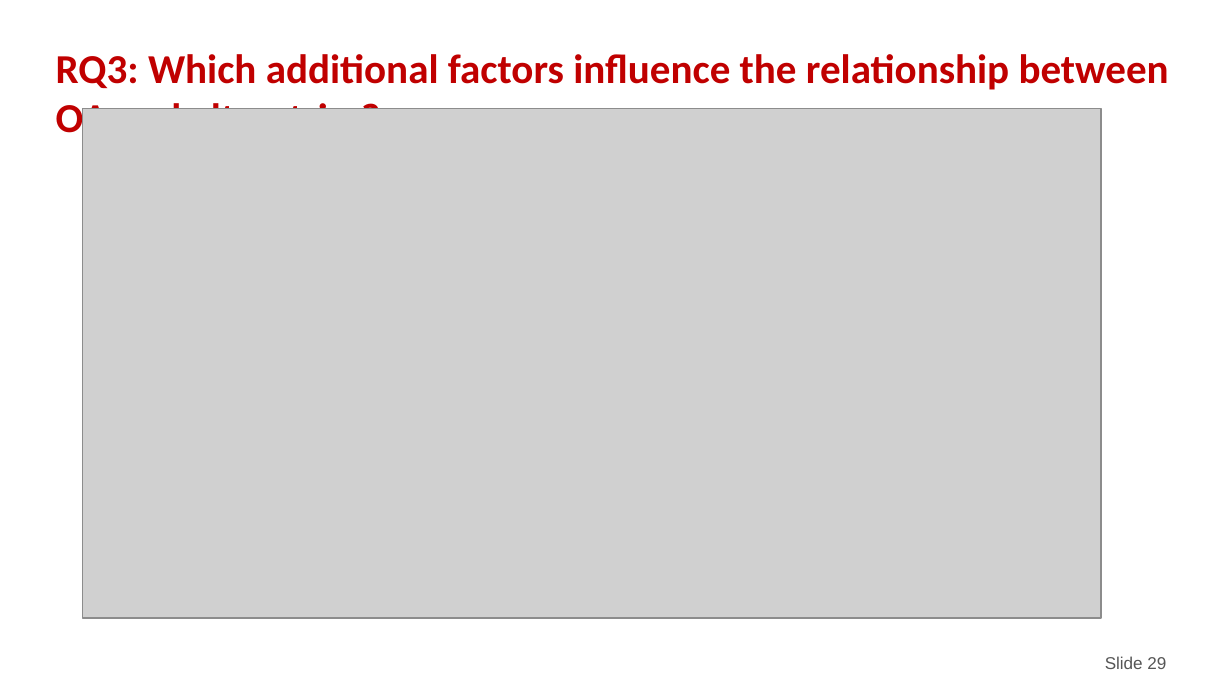
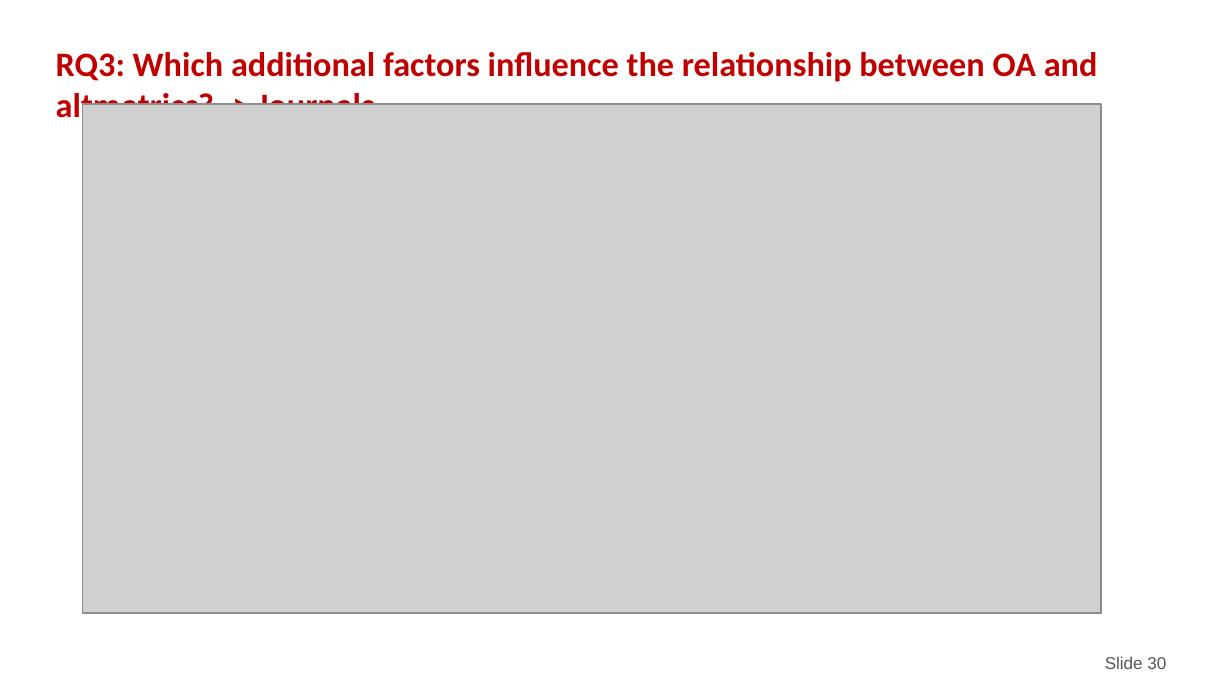
Before and after one commit to nicholasmfraser/oa_altmetrics_cwts, a slide deck: slide 30 of outputs/presentations/CWTS Seminar.pptx (slide 29 before the commit). Drawn at 1232x693 pixels with LibreOffice and Linux fonts; fonts in the diff are those of the drawing; grey boxes stand for pictures; background and template pictures are left out. Boxes give left, top, right and bottom in pixels: in the first picture for what was removed or moved away, otherwise in the second. Text is boxed around its words. In the diff, an @@ line names an element or a change of style, - is before the commit and + after.

```diff
--- a/outputs/presentations/CWTS Seminar.pptx
+++ b/outputs/presentations/CWTS Seminar.pptx
@@ text at [56,52,1098,126]: text changed; size 24 to 20 pt @@
-RQ3: Which additional factors influence the relationship between OA and altmetrics?
+RQ3: Which additional factors influence the relationship between OA and altmetrics? -> Journals
@@ picture: place and size @@
-picture at [83,108,1101,617]
+picture at [83,103,1101,612]
@@ page number at [1105,656,1166,669]: text changed @@
-Slide 29
+Slide 30
```
Also in this commit, not shown: 27 other slides changed, 7 slides added, 6 slides removed, 1 other file.
